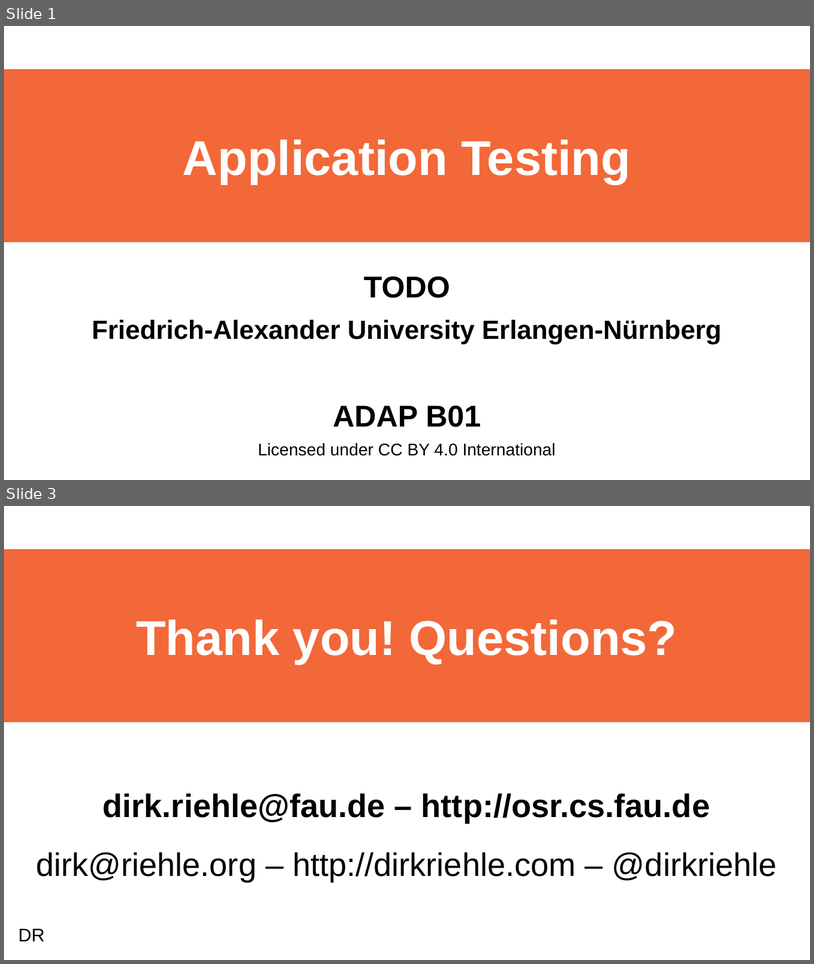
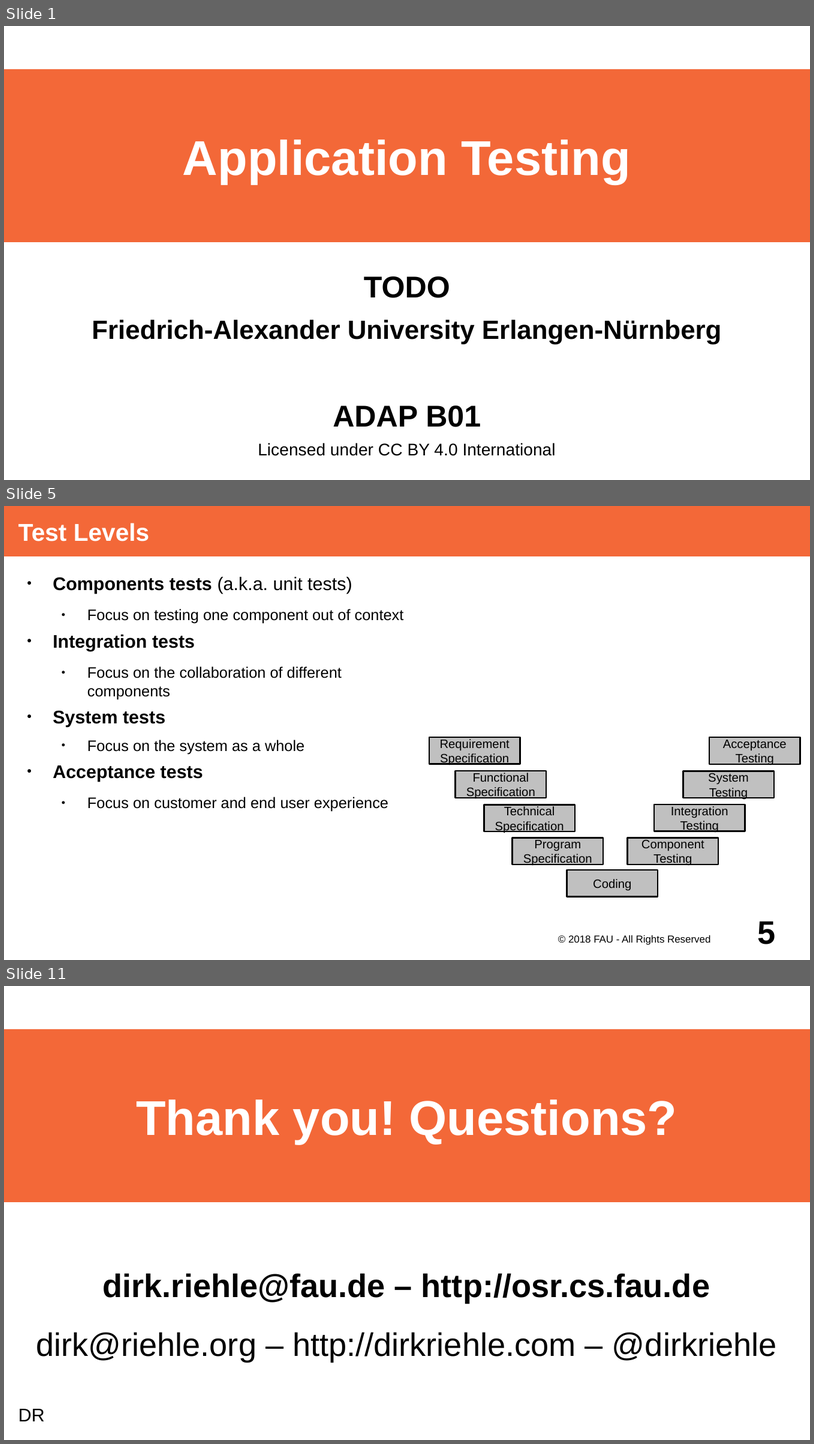
Before and after one commit to dirkriehle/adap-course, a slide deck: Lecture Slides/ADAP B01- Testing Overview.odp. Shown one above the other, each under a label of ours: slides 1 and 3 before the commit, slides 1, 5 and 11 after it; the slides between them are not shown. The pictures are 814x964 and 814x1444 pixels, drawn with LibreOffice and Linux fonts; fonts in the diff are those of the drawing. Boxes give left, top, right and bottom in pixels: in the first picture for what was removed or moved away, otherwise in the second. Text is boxed around its words. In the diff, an @@ line names an element or a change of style, - is before the commit and + after.

Commit message:
Added motivation, test process, test levels, test types, static & dynamic testing, test automation pyramid, 7 principles of testing, testing vocabulary

```diff
--- a/Lecture Slides/ADAP B01- Testing Overview.odp
+++ b/Lecture Slides/ADAP B01- Testing Overview.odp
@@ slide 5 added at bbox=[4, 506, 810, 960], background #FFFFFF @@
@@ title added at bbox=[4, 506, 810, 556], fill #F36838, 24 pt, text #FFFFFF, bold @@
+Test Levels
@@ text added at bbox=[53, 577, 389, 811], 15 pt, text #000000 @@
+● Components tests (a.k.a. unit tests)
+  ● Focus on testing one component out of context
+● Integration tests
+  ● Focus on the collaboration of different components
+● System tests
+  ● Focus on the system as a whole
+● Acceptance tests
+  ● Focus on customer and end user experience
@@ rectangle added at bbox=[429, 737, 520, 765], fill #C0C0C0, outline #000000 1.45 pt, 12 pt, text #000000 @@
+Requirement
+Specification
@@ rectangle added at bbox=[710, 737, 801, 765], fill #C0C0C0, outline #000000 1.45 pt, 12 pt, text #000000 @@
+Acceptance
+Testing
@@ rectangle added at bbox=[455, 771, 546, 798], fill #C0C0C0, outline #000000 1.45 pt, 12 pt, text #000000 @@
+Functional
+Specification
@@ rectangle added at bbox=[684, 771, 774, 798], fill #C0C0C0, outline #000000 1.45 pt, 12 pt, text #000000 @@
+System
+Testing
@@ rectangle added at bbox=[485, 805, 576, 832], fill #C0C0C0, outline #000000 1.45 pt, 12 pt, text #000000 @@
+Technical
+Specification
@@ rectangle added at bbox=[654, 805, 745, 832], fill #C0C0C0, outline #000000 1.45 pt, 12 pt, text #000000 @@
+Integration
+Testing
@@ rectangle added at bbox=[513, 837, 603, 865], fill #C0C0C0, outline #000000 1.45 pt, 12 pt, text #000000 @@
+Program
+Specification
@@ rectangle added at bbox=[628, 837, 719, 865], fill #C0C0C0, outline #000000 1.45 pt, 12 pt, text #000000 @@
+Component
+Testing
@@ rectangle added at bbox=[567, 870, 658, 897], fill #C0C0C0, outline #000000 1.45 pt, 12 pt, text #000000 @@
+Coding
@@ text added at bbox=[569, 934, 711, 945], 10 pt, text #000000 @@
+© 2018 FAU - All Rights Reserved
@@ page number added at bbox=[758, 921, 776, 944], 32 pt, text #000000, bold @@
+5
@@ what was slide 3 is now slide 11 @@
```
Also in this commit, not shown: 2 slides changed, 7 other slides added.
